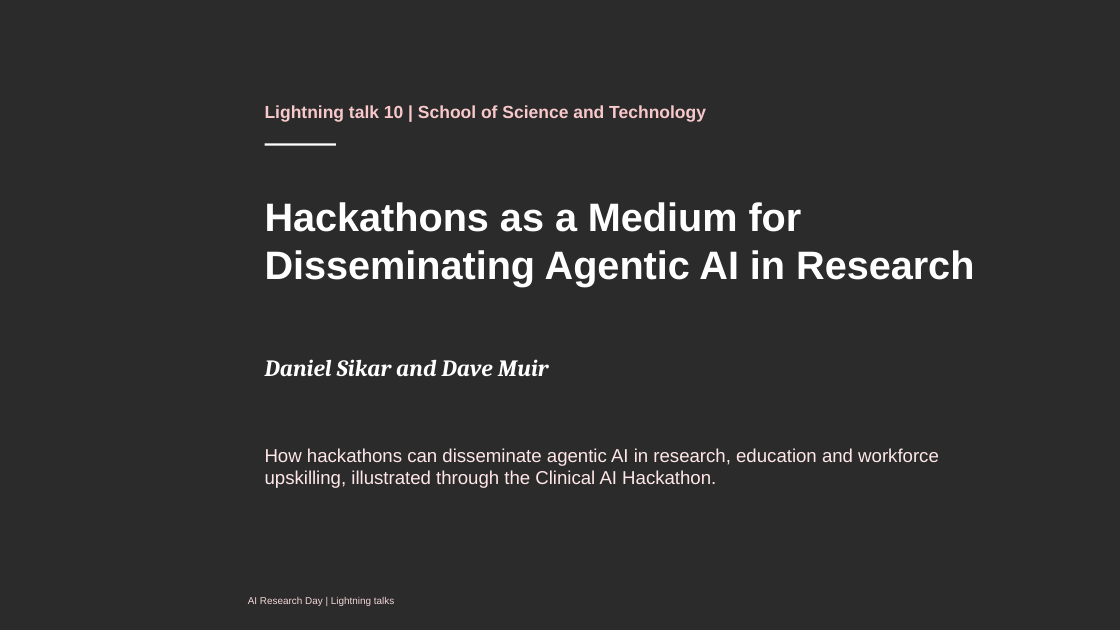
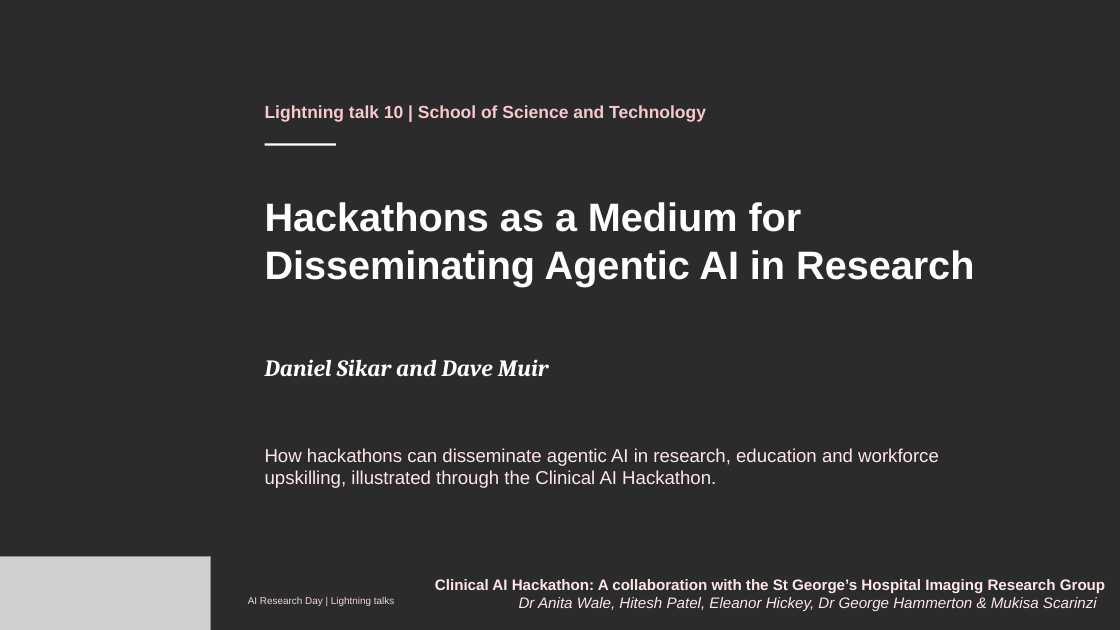
Before and after one commit to dsikar/csg-ai-research-day-2026, a slide deck: slide 1 of AI-Research-Day-Presentation-Daniel-Sikar-Dave-Muir.pptx. Drawn at 1120x630 pixels with LibreOffice and Linux fonts; fonts in the diff are those of the drawing; grey boxes stand for pictures; background and template pictures are left out; a plain dark background stands for a picture behind light text. Boxes give left, top, right and bottom in pixels: in the first picture for what was removed or moved away, otherwise in the second. Text is boxed around its words. In the diff, an @@ line names an element or a change of style, - is before the commit and + after.

```diff
--- a/AI-Research-Day-Presentation-Daniel-Sikar-Dave-Muir.pptx
+++ b/AI-Research-Day-Presentation-Daniel-Sikar-Dave-Muir.pptx
@@ picture added at [0,557,210,630] @@
@@ text added at [435,579,1105,611], 13 pt, text #FFE7E8, bold @@
+Clinical AI Hackathon: A collaboration with the St George’s Hospital Imaging Research Group
+Dr Anita Wale, Hitesh Patel, Eleanor Hickey, Dr George Hammerton & Mukisa Scarinzi
```
Also in this commit, not shown: 4 other slides changed, 1 slide added, 1 other file.
